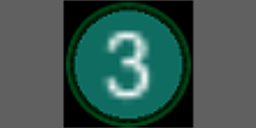
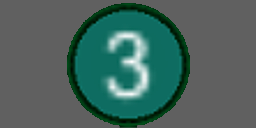
Layered file, before and after one edit (256x128). Changes by layer:
painted on "Pasted Layer" over (63, 0, 194, 128)
